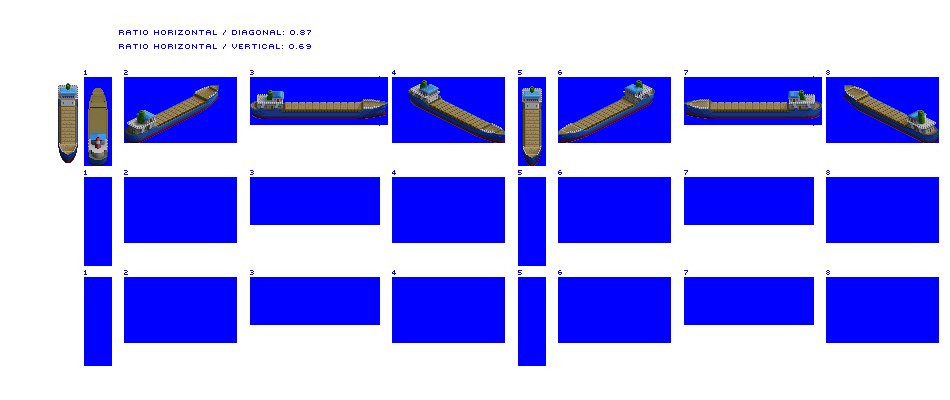
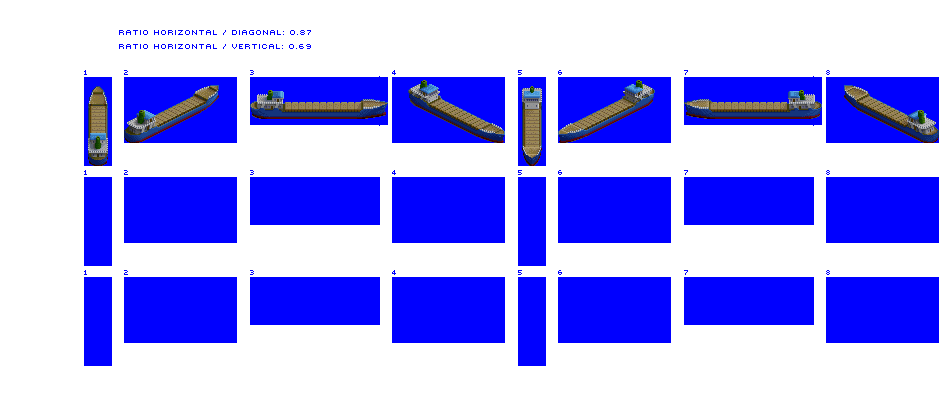
Revision of a layered 950 x 400 image; what changed, layer by layer:
painted on "Coaster" over box(58, 83, 533, 166)
